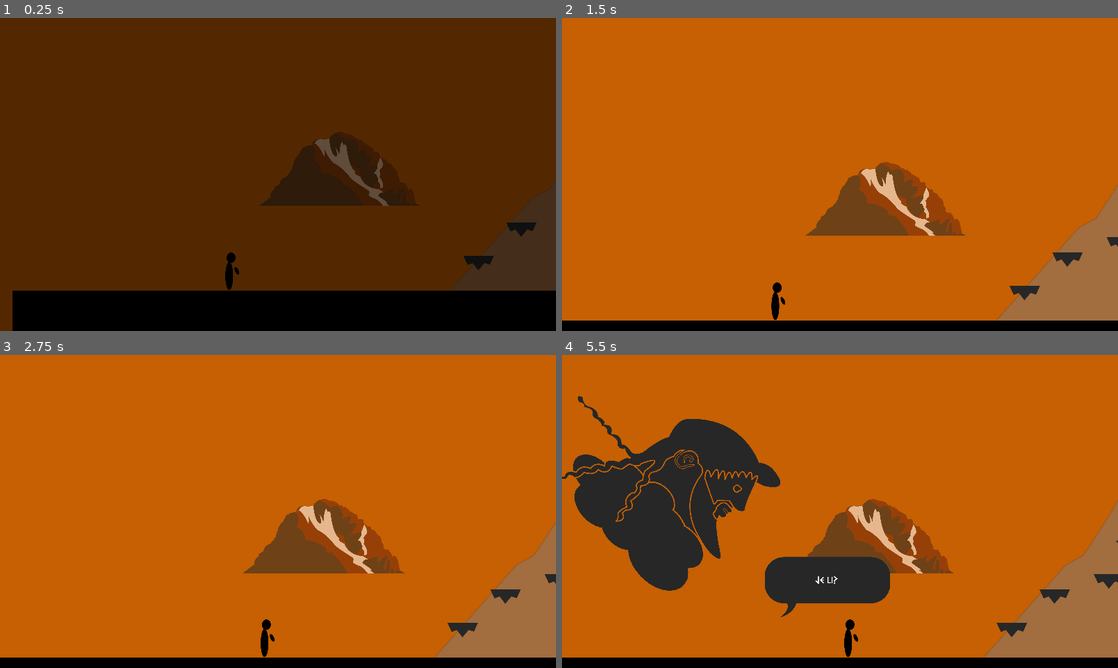
Above: before the commit, frames 1-4 (two rows, left to right).
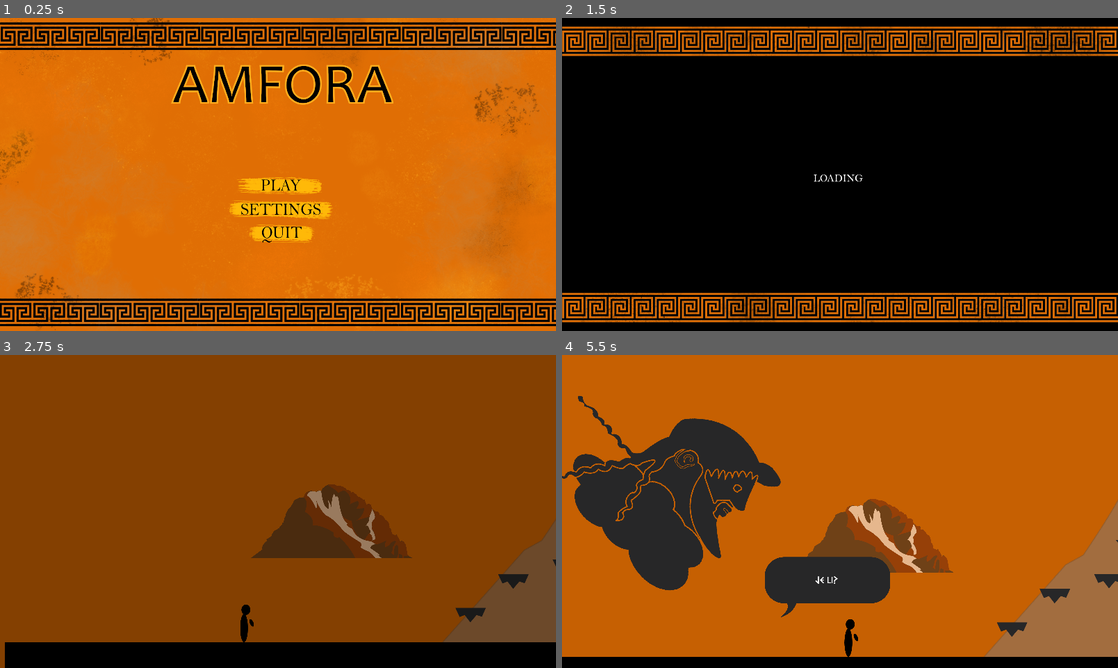
Above: after the commit, the same moments.

Repository: franmatijevic/GreekPlatformer
Game: Godot game, scene res://src/ui/main_menu.tscn
Same seed, same stepped clock (60 frames per second), same inputs: the game is played once before the commit and once after it. Before the commit the project starts from res://src/myths/myth_1/levels/level_1.tscn. The engine's default icon, where the game draws it, is replaced by a stand-in: a white triangle on a blue panel in a dark square.
Inputs (mouse positions are in pixels of both pictures, inside the frame that each line leads up to):
- Up to frame 1 (0.25 s): no input
- Up to frame 2 (1.5 s): click (840, 187) at 0.52 s; click (840, 187) at 1.27 s
- Up to frame 3 (2.75 s): tap Enter (ui_accept) at 2, 2.27 s; hold D (right) from 2.03 s (still down); tap Space (pickThrow) at 2.1 s
- Up to frame 4 (5.5 s): tap F (shoot) at 2.85, 4.35 s; tap Enter (ui_accept) at 3.02, 4.52, 5.27 s; release D (right) at 3.53 s; hold A (left) 3.53-4.28 s; tap Space (pickThrow) at 3.6, 5.1 s; hold D (right) from 4.28 s (still down)

The runs differ from the first frame. In frame 1, 95% of the frame differs, in the area x 0-100%, y 0-100%; in frame 2, 92%; in frame 3, 95%; in frame 4, 1.2%.

Commit message:
Poslozeno

Diff:
--- a/greekplatformer/project.godot
+++ b/greekplatformer/project.godot
@@ -11,7 +11,7 @@
 [application]
 
 config/name="GreekPlatformer"
-run/main_scene="res://src/myths/myth_1/levels/level_1.tscn"
+run/main_scene="res://src/ui/main_menu.tscn"
 config/features=PackedStringArray("4.3", "Forward Plus")
 run/max_fps=60
 config/icon="res://icon.svg"
--- a/greekplatformer/src/levels/test_level_rooms/simple_catch.tscn
+++ b/greekplatformer/src/levels/test_level_rooms/simple_catch.tscn
@@ -76,6 +76,7 @@
 rotation = -0.469494
 
 [node name="PressurePlate" parent="Objects" index="10" node_paths=PackedStringArray("connectedTo") instance=ExtResource("7_go1fa")]
+z_index = -1
 position = Vector2(728, 0)
 connectedTo = [NodePath("../Spike6"), NodePath("../Spike7"), NodePath("../Spike8"), NodePath("../Spike9")]
 
@@ -96,3 +97,5 @@
 [node name="Spike9" parent="Objects" index="14" instance=ExtResource("6_uv1a3")]
 position = Vector2(1376, -120)
 distance = -200.0
+
+[editable path="Objects/PressurePlate"]
--- a/greekplatformer/src/levels/test_level_rooms/test_level.tscn
+++ b/greekplatformer/src/levels/test_level_rooms/test_level.tscn
@@ -24,6 +24,7 @@
 
 [node name="Player" parent="." index="4" instance=ExtResource("2_6fl4e")]
 position = Vector2(856, 104)
+floor_max_angle = 0.785398
 
 [node name="StartingRoom" parent="." index="5" instance=ExtResource("2_ceqgj")]
 position = Vector2(-79, 0)
@@ -46,7 +47,7 @@
 position = Vector2(3632, 9456)
 
 [node name="SimpleCatch" parent="." index="11" instance=ExtResource("12_c5cgg")]
-position = Vector2(16304, 7792)
+position = Vector2(4720, -1744)
 
 [node name="PlatePlatform" parent="." index="12" instance=ExtResource("13_odpob")]
 position = Vector2(7984, 9072)
@@ -58,6 +59,6 @@
 position = Vector2(10544, 9072)
 
 [node name="Train1" parent="." index="15" instance=ExtResource("12_sfk78")]
-position = Vector2(2992, 256)
+position = Vector2(3048, 304)
 
 [editable path="DialogueAreaZeus"]
--- a/greekplatformer/src/levels/test_level_rooms/train_1.tscn
+++ b/greekplatformer/src/levels/test_level_rooms/train_1.tscn
@@ -69,25 +69,25 @@
 position = Vector2(2496, -232)
 rotation = 3.14159
 distance = -200.0
-speed = 24.0
+speed = 20.0
 
 [node name="Spike2" parent="Objects" index="7" instance=ExtResource("5_3ytf4")]
 position = Vector2(2624, -232)
 rotation = 3.14159
 distance = -200.0
-speed = 24.0
+speed = 20.0
 
 [node name="Spike3" parent="Objects" index="8" instance=ExtResource("5_3ytf4")]
 position = Vector2(2752, -232)
 rotation = 3.14159
 distance = -200.0
-speed = 24.0
+speed = 20.0
 
 [node name="Spike4" parent="Objects" index="9" instance=ExtResource("5_3ytf4")]
 position = Vector2(2880, -232)
 rotation = 3.14159
 distance = -200.0
-speed = 24.0
+speed = 20.0
 
 [node name="DeathPit" parent="Objects" index="10" instance=ExtResource("6_8xod0")]
 position = Vector2(1368, 1264)
--- a/greekplatformer/src/myths/myth_1/levels/level_1.tscn
+++ b/greekplatformer/src/myths/myth_1/levels/level_1.tscn
@@ -80,6 +80,7 @@
 
 [node name="Player" parent="." index="14" instance=ExtResource("13_s3rpa")]
 position = Vector2(210, 680)
+floor_max_angle = 0.785398
 jump_height = 250.0
 
 [node name="PlayerDialogueMarker" type="Marker2D" parent="Player" index="8"]
--- a/greekplatformer/src/myths/myth_1/levels/level_2.tscn
+++ b/greekplatformer/src/myths/myth_1/levels/level_2.tscn
@@ -7,10 +7,21 @@
 [ext_resource type="PackedScene" uid="uid://cuxjdcuj3e2bj" path="res://src/myths/myth_1/rooms/roomsLevel2/soba_3.tscn" id="5_qyfq7"]
 [ext_resource type="PackedScene" uid="uid://ihf0fm4fvepw" path="res://src/myths/myth_1/rooms/roomsLevel2/soba_4.tscn" id="6_ksauk"]
 [ext_resource type="PackedScene" uid="uid://cry7ue7lta84u" path="res://src/myths/myth_1/rooms/roomsLevel2/soba_5.tscn" id="7_2jacc"]
+[ext_resource type="PackedScene" uid="uid://c16evoraxqlrq" path="res://src/levels/test_level_rooms/simpleTrap.tscn" id="8_fo8j4"]
+[ext_resource type="PackedScene" uid="uid://cqg1pv7i27vfe" path="res://src/levels/test_level_rooms/cloud_rock.tscn" id="9_dcwrc"]
+[ext_resource type="PackedScene" uid="uid://dx6pbtihboj8g" path="res://src/levels/test_level_rooms/platePlat1.tscn" id="10_o816v"]
+[ext_resource type="PackedScene" uid="uid://dmjewtowkouuf" path="res://src/levels/test_level_rooms/plate_plat_3.tscn" id="11_o32uc"]
+[ext_resource type="PackedScene" uid="uid://uivi7er6pb3n" path="res://src/levels/test_level_rooms/plate_plat_2.tscn" id="12_h486v"]
+[ext_resource type="PackedScene" uid="uid://q0fd5uttpyas" path="res://src/levels/test_level_rooms/train_1.tscn" id="13_n48ka"]
+[ext_resource type="PackedScene" uid="uid://ddcmg04sjxibr" path="res://src/levels/test_level_rooms/simple_catch.tscn" id="14_c7yos"]
+[ext_resource type="PackedScene" uid="uid://msbx403o64vi" path="res://src/levels/test_level_rooms/trickthrow.tscn" id="15_u470v"]
 
 [node name="level2" node_paths=PackedStringArray("current_room") instance=ExtResource("1_goh0a")]
 position = Vector2(36, -7)
 current_room = NodePath("Soba1")
+
+[node name="Camera" parent="." index="3" node_paths=PackedStringArray("player")]
+player = NodePath("../Player")
 
 [node name="Player" parent="." index="4" instance=ExtResource("2_hlsjp")]
 position = Vector2(-1386, 136)
@@ -32,3 +43,27 @@
 
 [node name="CanvasLayerPause" parent="." index="10"]
 follow_viewport_scale = 377.106
+
+[node name="Room" parent="." index="11" instance=ExtResource("8_fo8j4")]
+position = Vector2(24452, -6033)
+
+[node name="CloudRock" parent="." index="12" instance=ExtResource("9_dcwrc")]
+position = Vector2(26500, -6289)
+
+[node name="PlatePlatform" parent="." index="13" instance=ExtResource("10_o816v")]
+position = Vector2(28804, -6417)
+
+[node name="platePlat3" parent="." index="14" instance=ExtResource("11_o32uc")]
+position = Vector2(31364, -6417)
+
+[node name="platePlat2" parent="." index="15" instance=ExtResource("12_h486v")]
+position = Vector2(34564, -7825)
+
+[node name="Train1" parent="." index="16" instance=ExtResource("13_n48ka")]
+position = Vector2(38276, -7697)
+
+[node name="SimpleCatch" parent="." index="17" instance=ExtResource("14_c7yos")]
+position = Vector2(43524, -7697)
+
+[node name="Room2" parent="." index="18" instance=ExtResource("15_u470v")]
+position = Vector2(45956, -8593)
--- a/greekplatformer/src/myths/myth_1/rooms/roomsLevel1/MountainEntrance.tscn
+++ b/greekplatformer/src/myths/myth_1/rooms/roomsLevel1/MountainEntrance.tscn
@@ -19,7 +19,6 @@
 
 [node name="Passage" parent="Objects" index="0" instance=ExtResource("2_ojp7v")]
 position = Vector2(-184, 168)
-path = "res://src/levels/test_level1.tscn"
 
 [node name="LongPlatform" parent="Objects" index="1" instance=ExtResource("3_5n5mi")]
 position = Vector2(-64, 272)
--- a/greekplatformer/src/myths/myth_1/rooms/roomsLevel2/soba_2.tscn
+++ b/greekplatformer/src/myths/myth_1/rooms/roomsLevel2/soba_2.tscn
@@ -36,6 +36,7 @@
 
 [node name="Spring2" parent="Objects" index="3" instance=ExtResource("2_syldi")]
 position = Vector2(1091, 60)
+max_force = 1600.0
 
 [node name="Spring3" parent="Objects" index="4" instance=ExtResource("2_syldi")]
 position = Vector2(2756, -1475)
--- a/greekplatformer/src/myths/myth_1/rooms/roomsLevel2/soba_3.tscn
+++ b/greekplatformer/src/myths/myth_1/rooms/roomsLevel2/soba_3.tscn
@@ -33,6 +33,7 @@
 
 [node name="SuperSpring2" parent="Objects" index="2" instance=ExtResource("4_vtpre")]
 position = Vector2(1970, 841)
+max_force = 2100.0
 
 [node name="SuperSpring3" parent="Objects" index="3" instance=ExtResource("4_vtpre")]
 position = Vector2(2884, -334)
--- a/greekplatformer/src/myths/myth_1/rooms/roomsLevel2/soba_4.tscn
+++ b/greekplatformer/src/myths/myth_1/rooms/roomsLevel2/soba_4.tscn
@@ -133,6 +133,7 @@
 
 [node name="SuperSpring" parent="Objects" index="18" instance=ExtResource("7_7vcbg")]
 position = Vector2(424, -283)
+max_force = 2100.0
 
 [node name="Path2D4" type="Path2D" parent="Objects" index="19"]
 curve = SubResource("Curve2D_5rlag")
--- a/greekplatformer/src/player/player.tscn
+++ b/greekplatformer/src/player/player.tscn
@@ -21,8 +21,9 @@
 [node name="Player" type="CharacterBody2D"]
 process_mode = 1
 collision_mask = 2
+floor_max_angle = 0.872665
 script = ExtResource("1_6dh1s")
-jump_height = 192.0
+jump_height = 216.0
 jump_time_to_peak = 0.4
 jump_time_to_descent = 0.3
 SPEED = 550.0
--- a/greekplatformer/src/player/prometheus/prometheus.tscn
+++ b/greekplatformer/src/player/prometheus/prometheus.tscn
@@ -5,4 +5,3 @@
 
 [node name="Player" instance=ExtResource("1_62uey")]
 script = ExtResource("2_2j8tk")
-jump_height = 216.0
Not shown: 1 places in greekplatformer/src/myths/myth_1/levels/level_2.tscn that only renumber resources
